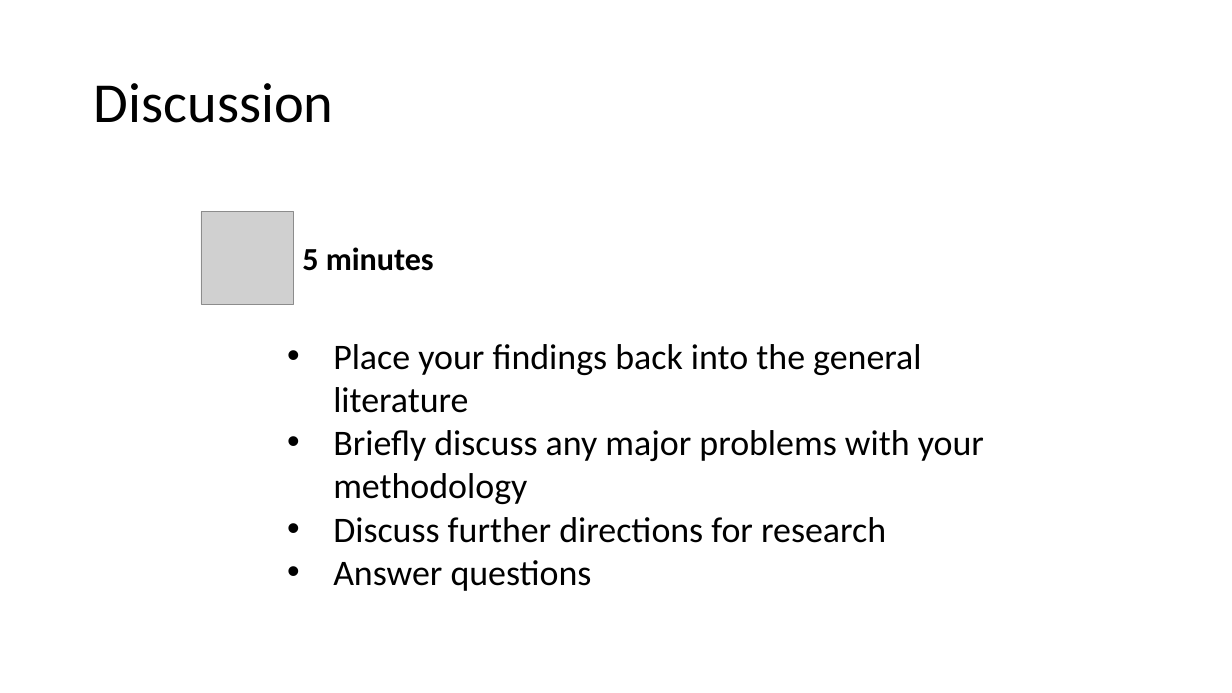
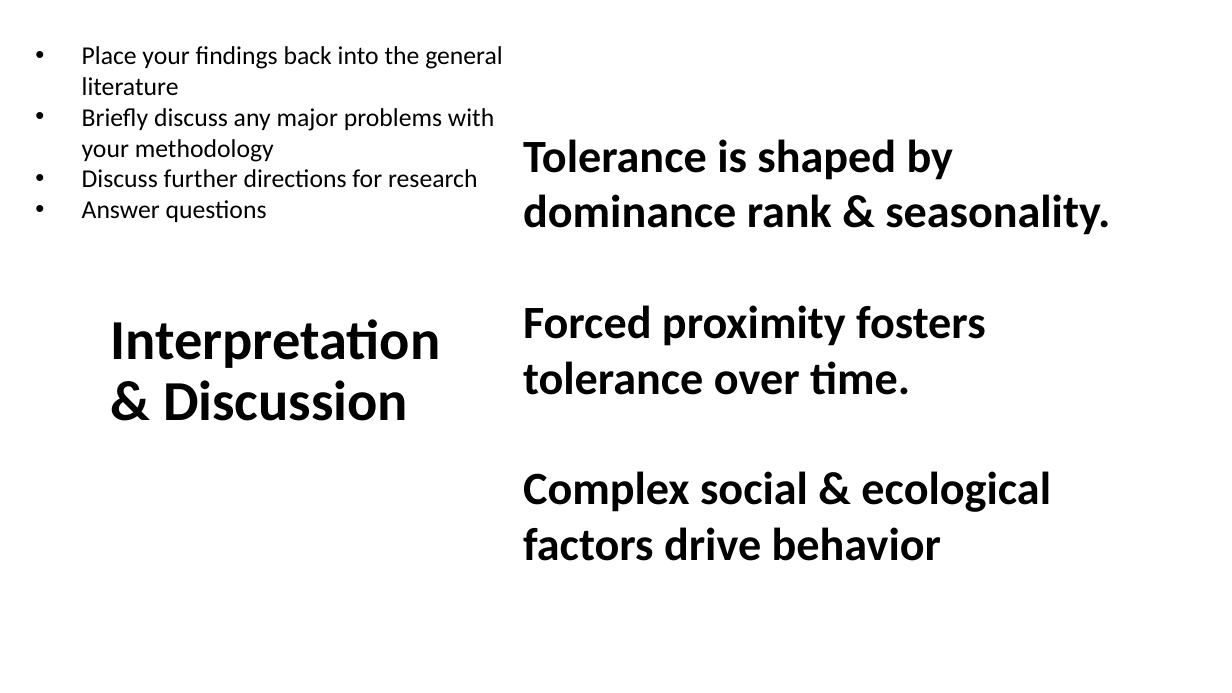
Before and after one commit to Makipurple3/IVPToleranceBex2223, a slide deck: slide 16 of M.AungKyaw_MaleFemaleToleranceInWildVervetMonkeys_Thesis.pptx (slide 19 before the commit). Drawn at 1232x693 pixels with LibreOffice and Linux fonts; fonts in the diff are those of the drawing; grey boxes stand for pictures. Boxes give left, top, right and bottom in pixels: in the first picture for what was removed or moved away, otherwise in the second. Text is boxed around its words. In the diff, an @@ line names an element or a change of style, - is before the commit and + after.

```diff
--- a/M.AungKyaw_MaleFemaleToleranceInWildVervetMonkeys_Thesis.pptx
+++ b/M.AungKyaw_MaleFemaleToleranceInWildVervetMonkeys_Thesis.pptx
@@ text "Place your findings back into ...": place and size @@
-text "Place your findings back into ..." at [333,344,984,591]
+text "Place your findings back into ..." at [82,46,503,222]
@@ text "Place your findings back into ..." at [82,46,503,222]: size 28 to 20 pt @@
@@ text added at [523,139,1110,561], 36 pt, text #000000, bold @@
+Tolerance is shaped by dominance rank & seasonality.
+Forced proximity fosters tolerance over time.
+Complex social & ecological factors drive behavior
@@ picture removed at [201,212,294,304] @@
@@ text removed at [302,247,434,271] @@
-5 minutes
@@ title at [111,319,441,421]: text changed; bold on @@
-Discussion
+Interpretation
+& Discussion
```
Also in this commit, not shown: 7 other slides changed, 14 slides added, 15 slides removed, 1 other file.
